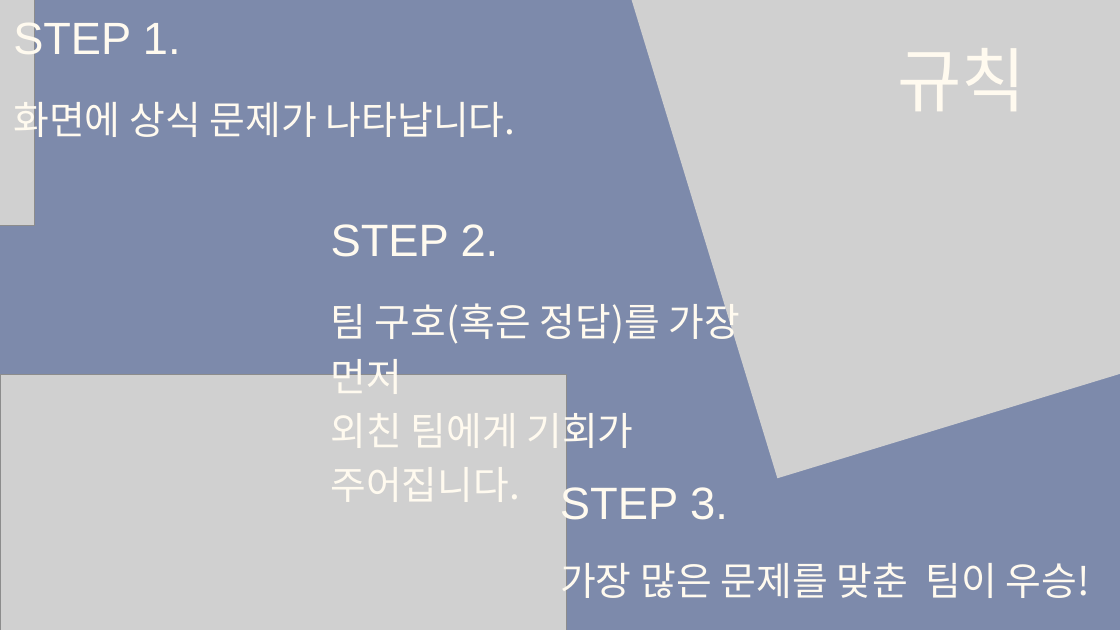
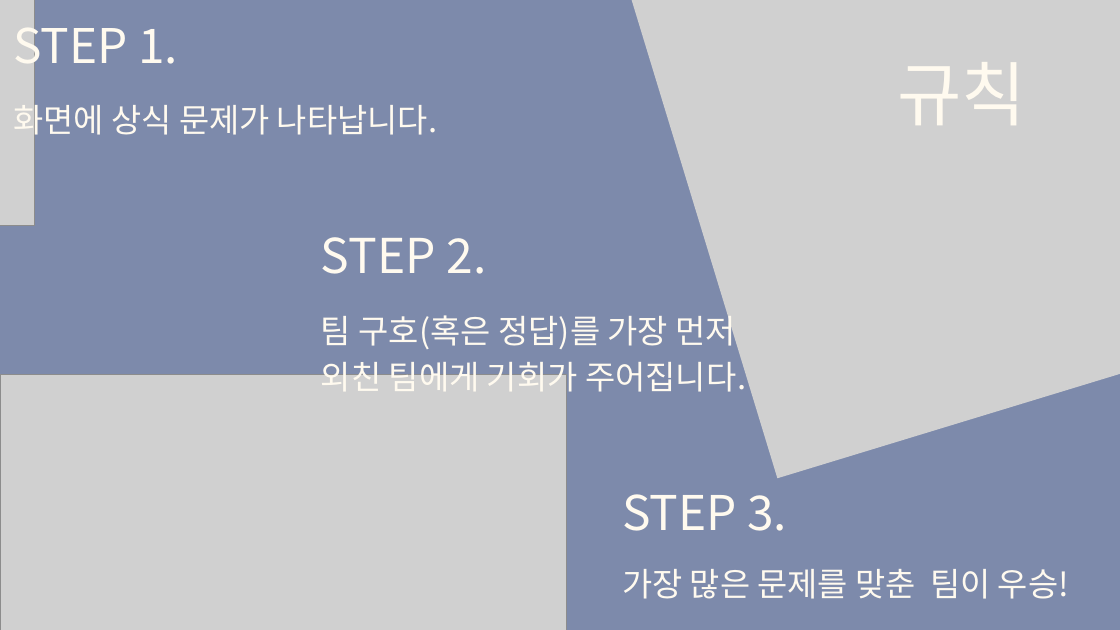
Before and after one commit to tkdgns25300/sunday_play, a slide deck: slide 2 of public/downloads/games/common-sense-quiz/rules.pptx. Drawn at 1120x630 pixels with LibreOffice and Linux fonts; fonts in the diff are those of the drawing; grey boxes stand for pictures. Boxes give left, top, right and bottom in pixels: in the first picture for what was removed or moved away, otherwise in the second. Text is boxed around its words. In the diff, an @@ line names an element or a change of style, - is before the commit and + after.

```diff
--- a/public/downloads/games/common-sense-quiz/rules.pptx
+++ b/public/downloads/games/common-sense-quiz/rules.pptx
@@ text "STEP 1." at bbox=[13, 14, 178, 75]: size 58.2 to 61.4 pt, font Arial to Noto Sans CJK KR; line spacing 75.6pt to 79.8pt @@
@@ text "규칙": place and size @@
-text "규칙" at bbox=[897, 48, 1026, 111]
+text "규칙" at bbox=[897, 62, 1026, 125]
@@ text "규칙" at bbox=[897, 62, 1026, 125]: font Arial to Noto Sans CJK KR @@
@@ text "화면에 상식 문제가 나타납니다." at bbox=[13, 98, 437, 141]: size 50 to 42.2 pt; line spacing 70pt to 59.1pt @@
@@ text "STEP 2.": place and size @@
-text "STEP 2." at bbox=[331, 224, 499, 257]
+text "STEP 2." at bbox=[321, 237, 487, 274]
@@ text "STEP 2." at bbox=[321, 237, 487, 274]: size 58.3 to 61.7 pt, font Arial to Noto Sans CJK KR; line spacing 75.7pt to 80.2pt @@
@@ text "팀 구호(혹은 정답)를 가장 먼저": place and size @@
-text "팀 구호(혹은 정답)를 가장 먼저" at bbox=[331, 297, 740, 502]
+text "팀 구호(혹은 정답)를 가장 먼저" at bbox=[321, 310, 746, 399]
@@ text "팀 구호(혹은 정답)를 가장 먼저" at bbox=[321, 310, 746, 399]: size 50 to 42.4 pt; line spacing 70pt to 59.3pt @@
@@ text "STEP 3.": place and size @@
-text "STEP 3." at bbox=[560, 483, 728, 528]
+text "STEP 3." at bbox=[622, 494, 787, 531]
@@ text "STEP 3." at bbox=[622, 494, 787, 531]: size 58.3 to 61.4 pt, font Arial to Noto Sans CJK KR; line spacing 75.8pt to 79.9pt @@
@@ text "가장 많은 문제를 맞춘 팀이 ...": place and size @@
-text "가장 많은 문제를 맞춘 팀이 ..." at bbox=[560, 556, 1091, 606]
+text "가장 많은 문제를 맞춘 팀이 ..." at bbox=[622, 569, 1069, 599]
@@ text "가장 많은 문제를 맞춘 팀이 ..." at bbox=[622, 569, 1069, 599]: size 50 to 42.2 pt; line spacing 70pt to 59pt @@
```
Also in this commit, not shown: 44 other slides changed, 3 other files.
